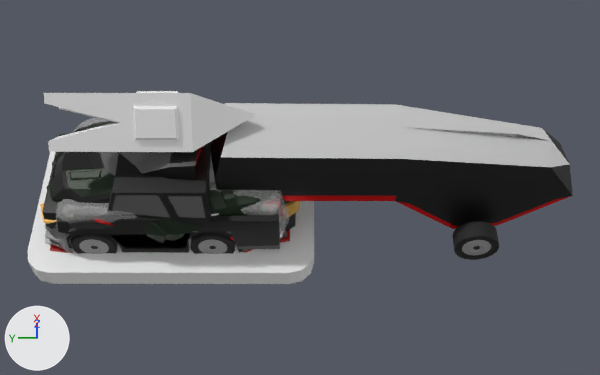
The Blender file Assets/Models/Blender/OverdriveTracks.blend, before and after one commit.
The view is the same before and after, from a 50 mm camera at (-4.149, -0.038, 0.212) aimed at (-4.008, -0.038, 0.02). The axes (+X, +Y, +Z) are drawn at lower left. The lights are the same throughout.

Names of what the first picture shows: 'CarBaseOutline', 'CustomIceWave', 'ElectroShock', 'SuperTruck X52', 'SuperTruck X52 Trailer', 'SupercarBigBang.001', 'SupercarBoson/Kourai', 'SupercarMammot', 'SupercarShock', 'Wheels 1', 'Wheels 1.001', 'Wheels 2'.
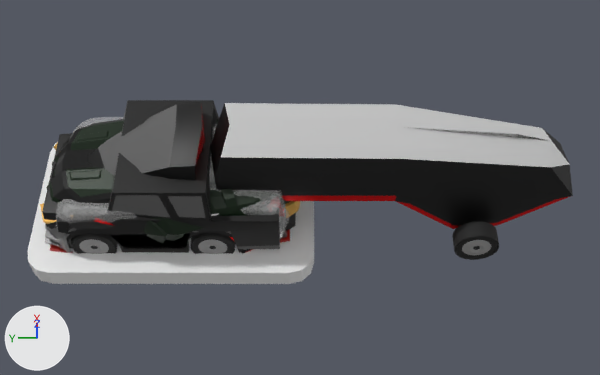
Changed parts and their boxes [x1, y1, x2, y2] in the pictures (600 x 375 px):
'ElectroShock', hidden
    before: [44, 91, 255, 152]

The change, as a list of edits to the scene's bpy script:
```text
Change ob_electroshock:
    add ob_electroshock.hide_set(True)
```
